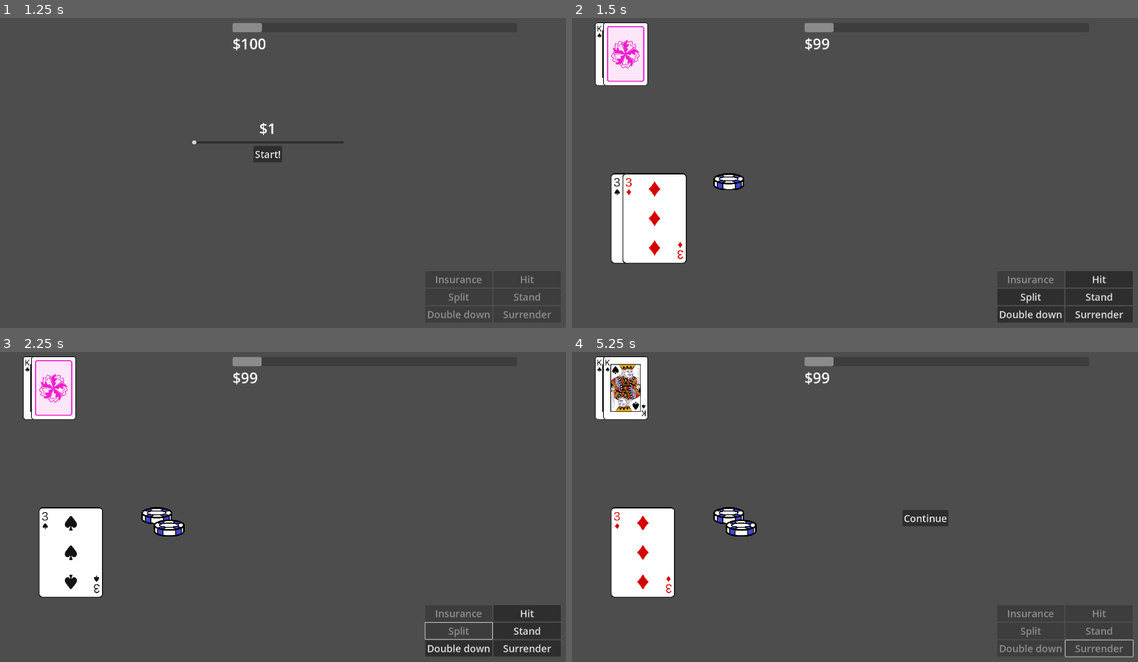
Above: before the commit, frames 1-4 (two rows, left to right).
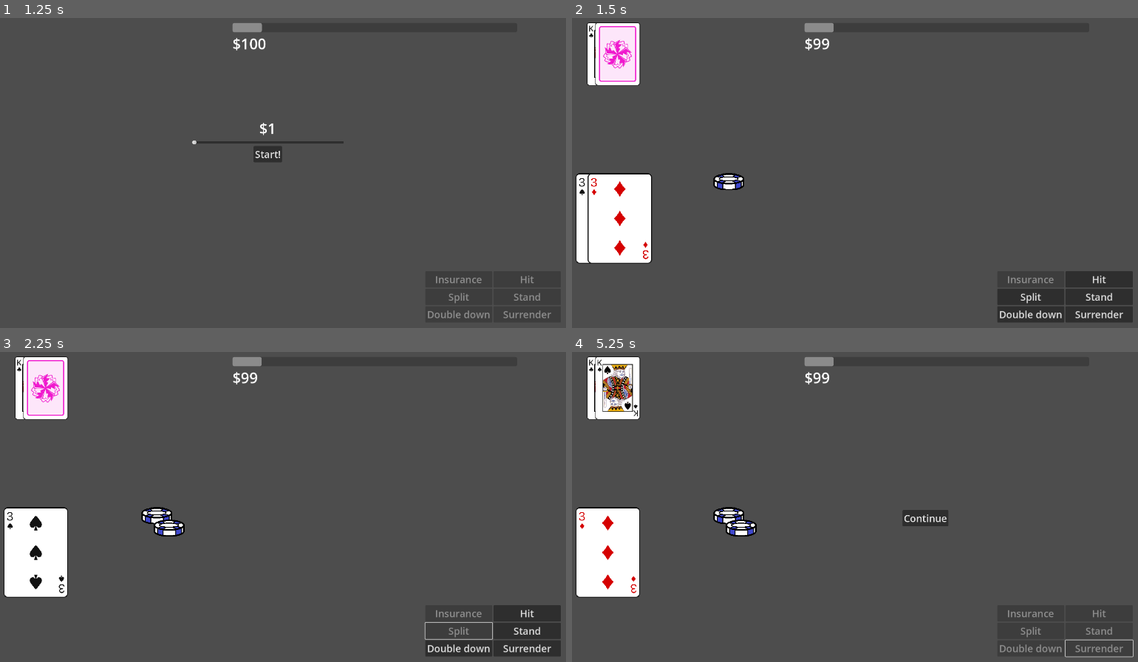
Above: after the commit, the same moments.

Repository: Tofutush/blackjack-with-sky
Game: Godot game, scene res://scenes/Start/Start.tscn
Same seed, same stepped clock (60 frames per second), same inputs: the game is played once before the commit and once after it.
Inputs:
- Up to frame 1 (1.25 s): click "Start" at 0.5 s
- Up to frame 2 (1.5 s): click "Start!" at 1.25 s
- Up to frame 3 (2.25 s): click "Split" at 2 s
- Up to frame 4 (5.25 s): click "Double down" at 2.75 s; click "Hit" at 3.5 s; click "Stand" at 4.25 s; click "Surrender" at 5 s

Frame 1 is identical in both runs. In frame 2, 5.4% of the frame differs, in the area x 0-21%, y 1-80%; in frame 3, 5.1%; in frame 4, 5.2%.
Error in both runs: Attempt to call function 'doubleChips' in base 'null instance' on a null instance. (res://scenes/Main/main.gd:156)

Commit message:
yay i fixed it

Diff:
--- a/scenes/DeckDisplay/deck_display.gd
+++ b/scenes/DeckDisplay/deck_display.gd
@@ -1,8 +1,5 @@
 extends Control
 class_name DeckDisplay
-
-const OFFSET = 38
-const BEGINNING = 76
 
 var deck: Deck
 
@@ -10,23 +7,20 @@
 	clear()
 
 func clear() -> void:
-	for child in get_children():
+	for child in $HBoxContainer.get_children():
 		child.queue_free()
 
 func addCard(card: Card, back = false) -> void:
 	var sprite = preload("res://scenes/CardDisplay/card_display.tscn").instantiate()
 	sprite.card = card
-	# offsets it by 38 * the number of children it has already so it shows the side of the prev card
-	print(get_child_count())
-	sprite.position = Vector2(BEGINNING + OFFSET * (get_child_count() - 1), 0)
 	if back: sprite.showBack()
 	else: sprite.showFront()
-	add_child(sprite)
+	$HBoxContainer.add_child(sprite)
 
 func removeCard(idx: int) -> void:
-	get_child(idx).queue_free()
+	$HBoxContainer.get_child(idx).queue_free()
 
 func turnLastBackCard() -> void:
-	if deck and get_child_count() != 0:
-		var child = get_child(get_child_count() - 1)
+	if deck and $HBoxContainer.get_child_count() != 0:
+		var child = $HBoxContainer.get_child($HBoxContainer.get_child_count() - 1)
 		child.showFront()
--- a/scenes/DeckDisplay/deck_display.tscn
+++ b/scenes/DeckDisplay/deck_display.tscn
@@ -8,13 +8,14 @@
 anchors_preset = 0
 script = ExtResource("1_k3004")
 
-[node name="CardDisplay" parent="." instance=ExtResource("3_6w2jv")]
-layout_mode = 1
-offset_right = 209.0
-offset_bottom = 294.0
+[node name="HBoxContainer" type="HBoxContainer" parent="."]
+layout_mode = 0
+offset_right = 40.0
+offset_bottom = 40.0
+theme_override_constants/separation = -170
 
-[node name="CardDisplay2" parent="." instance=ExtResource("3_6w2jv")]
-layout_mode = 0
-offset_left = 38.0
-offset_right = 247.0
-offset_bottom = 294.0
+[node name="CardDisplay" parent="HBoxContainer" instance=ExtResource("3_6w2jv")]
+layout_mode = 2
+
+[node name="CardDisplay2" parent="HBoxContainer" instance=ExtResource("3_6w2jv")]
+layout_mode = 2
